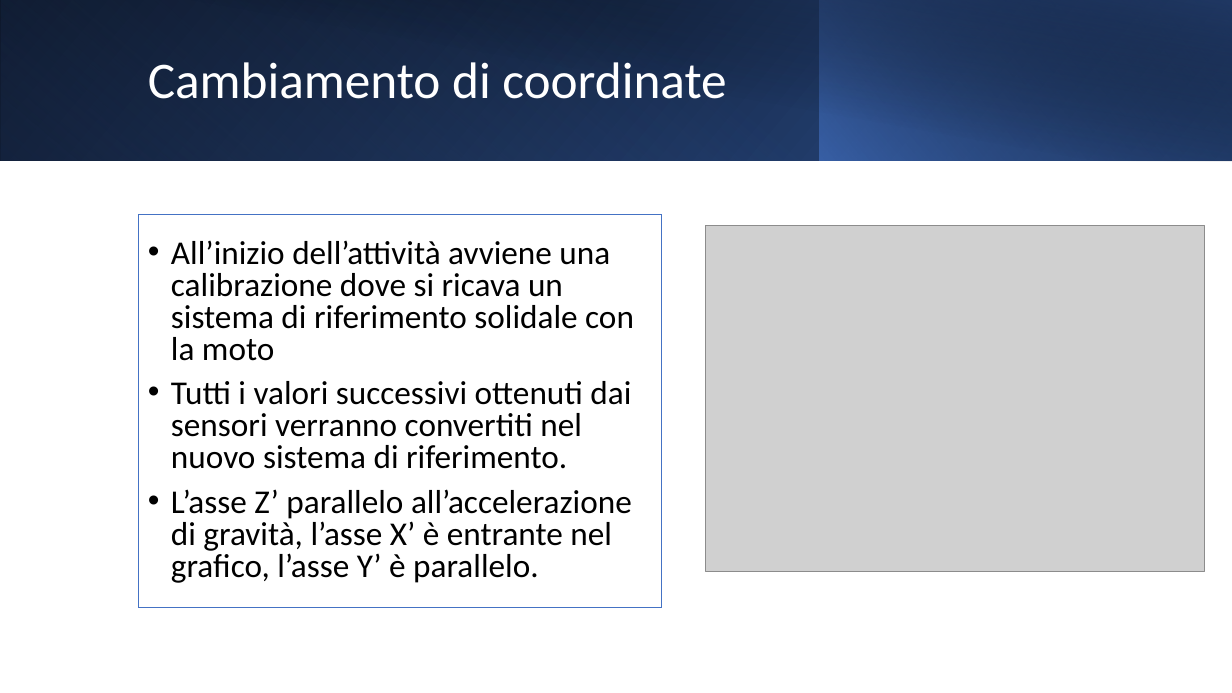
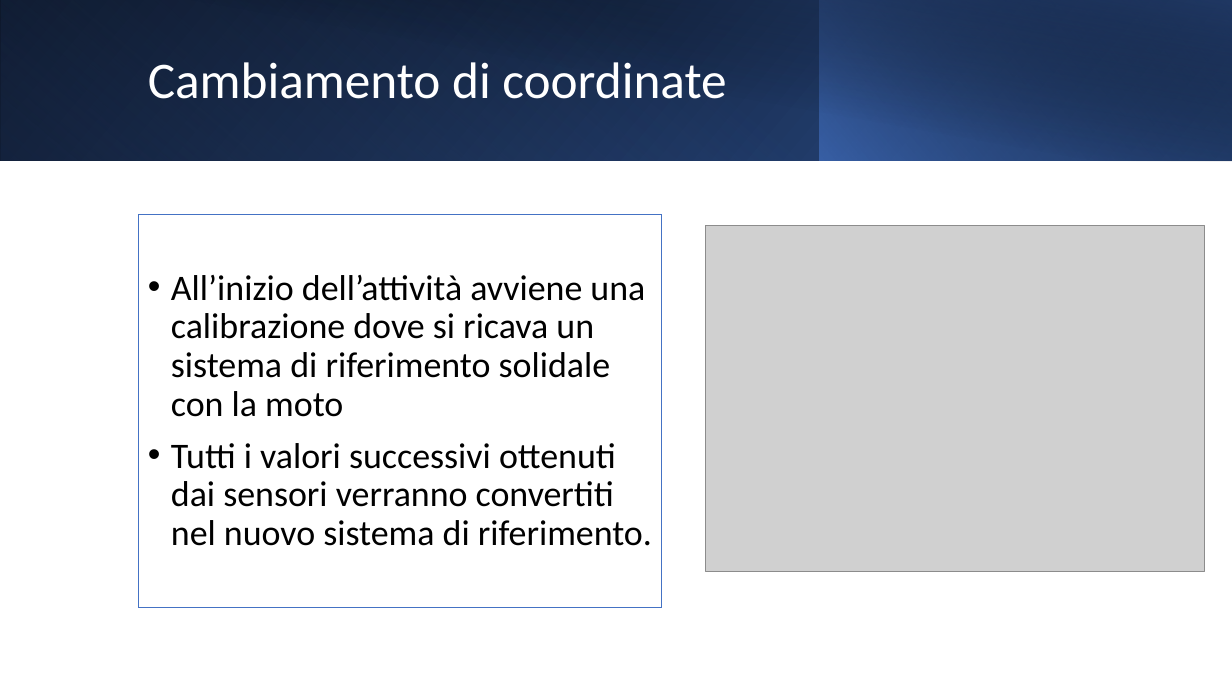
Before and after one commit to Alby-C/MA-IoT, a slide deck: slide 9 of BikeActivity.pptx. Drawn at 1232x693 pixels with LibreOffice and Linux fonts; fonts in the diff are those of the drawing; grey boxes stand for pictures. Boxes give left, top, right and bottom in pixels: in the first picture for what was removed or moved away, otherwise in the second. Text is boxed around its words. In the diff, an @@ line names an element or a change of style, - is before the commit and + after.

```diff
--- a/BikeActivity.pptx
+++ b/BikeActivity.pptx
@@ text "All’inizio dell’attività avviene una calibrazione ..." at [139, 214, 662, 607]: size 25.9 to 28 pt; line spacing 0.8 to 0.9 @@
@@ text at [171, 489, 632, 583]: paragraph removed @@
-• L’asse Z’ parallelo all’accelerazione di gravità, l’asse X’ è entrante nel grafico, l’asse Y’ è parallelo.
```
